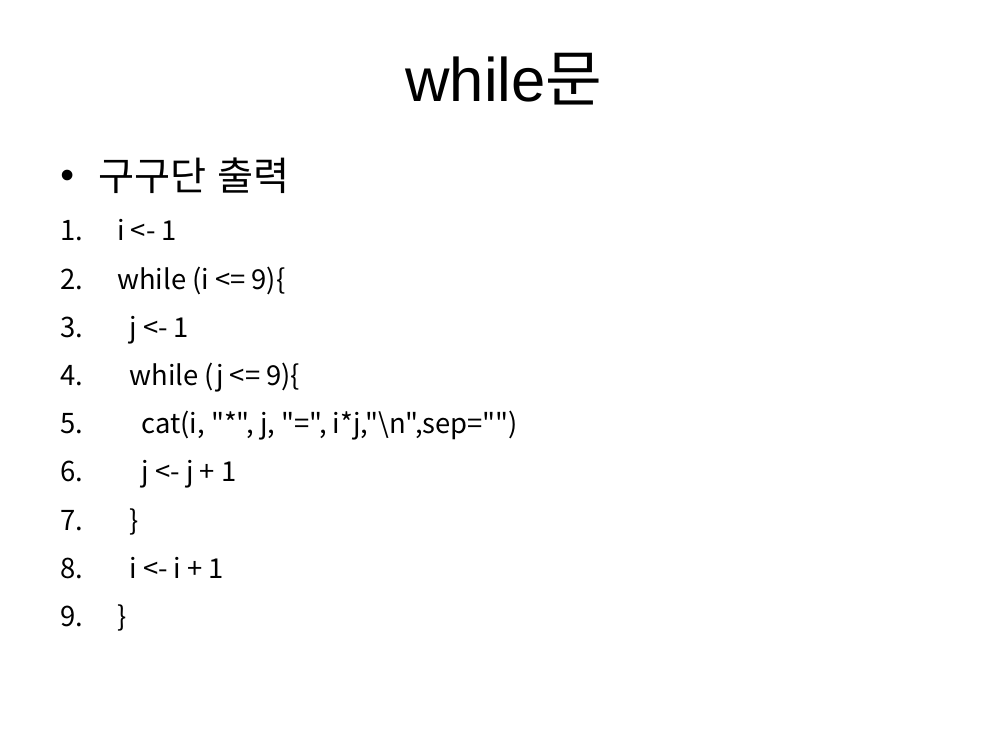
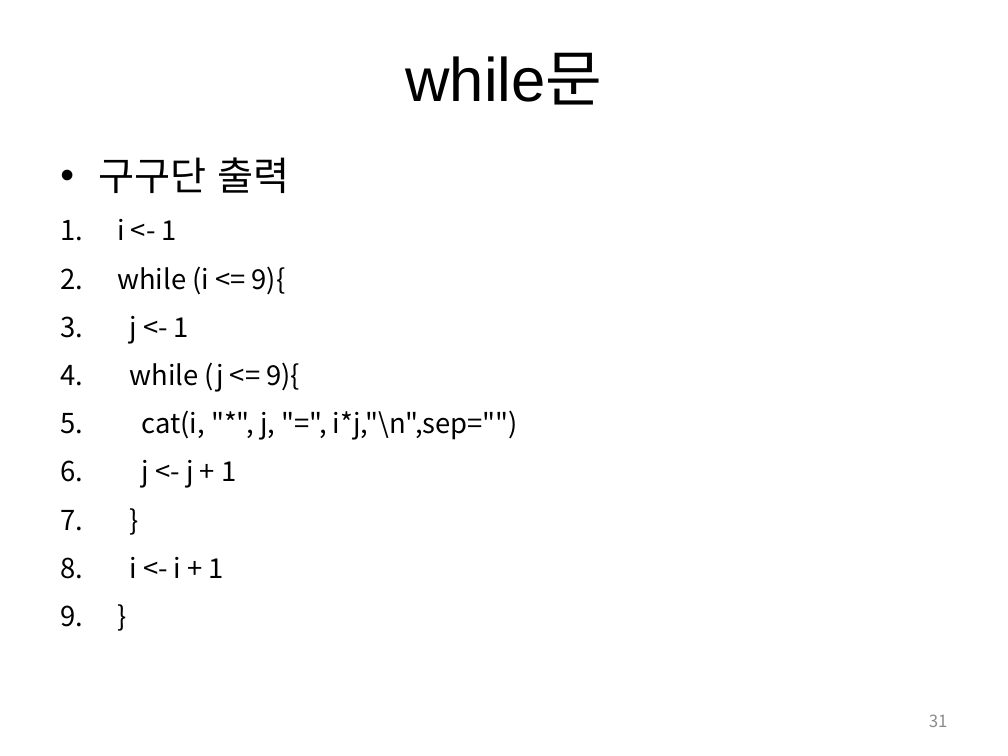
Before and after one commit to dyjin1217/KPU_R_Basic, a slide deck: slide 31 of 산기대_R_강의.pptx. Drawn at 1008x756 pixels with LibreOffice and Linux fonts; fonts in the diff are those of the drawing. Boxes give left, top, right and bottom in pixels: in the first picture for what was removed or moved away, otherwise in the second. Text is boxed around its words. In the diff, an @@ line names an element or a change of style, - is before the commit and + after.

```diff
--- a/산기대_R_강의.pptx
+++ b/산기대_R_강의.pptx
@@ page number added at [929,714,948,727], 12 pt, text #8C8C8C @@
+31
```
Also in this commit, not shown: 49 other slides changed, 3 other files.
